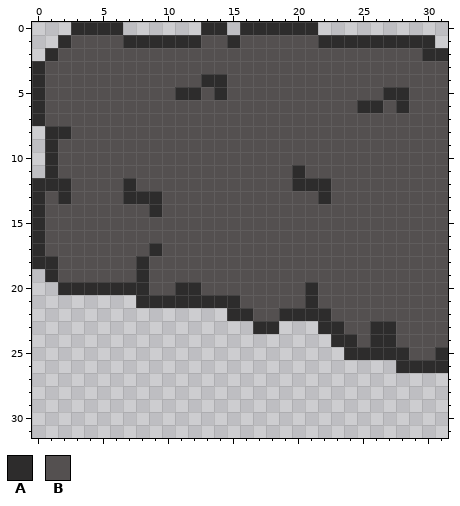
Pixel-art sprite -- assets/leftCloud.png. The picture above is the old version.
The file is 32x32 pixels.
Palette (. is transparent): A #2d2c2c  B #545050
Pixels before, first column x 0:
 0 ...AAAA......AA.AAAAAA..........
 1 ..ABBBBAAAAAABBABBBBBBAAAAAAAAA.
 2 .ABBBBBBBBBBBBBBBBBBBBBBBBBBBBAA
 3 ABBBBBBBBBBBBBBBBBBBBBBBBBBBBBBB
 4 ABBBBBBBBBBBBAABBBBBBBBBBBBBBBBB
 5 ABBBBBBBBBBAABABBBBBBBBBBBBAABBB
 6 ABBBBBBBBBBBBBBBBBBBBBBBBAABABBB
 7 ABBBBBBBBBBBBBBBBBBBBBBBBBBBBBBB
 8 .AABBBBBBBBBBBBBBBBBBBBBBBBBBBBB
 9 .ABBBBBBBBBBBBBBBBBBBBBBBBBBBBBB
10 .ABBBBBBBBBBBBBBBBBBBBBBBBBBBBBB
11 .ABBBBBBBBBBBBBBBBBBABBBBBBBBBBB
12 AAABBBBABBBBBBBBBBBBAAABBBBBBBBB
13 ABABBBBAAABBBBBBBBBBBBABBBBBBBBB
14 ABBBBBBBBABBBBBBBBBBBBBBBBBBBBBB
15 ABBBBBBBBBBBBBBBBBBBBBBBBBBBBBBB
16 ABBBBBBBBBBBBBBBBBBBBBBBBBBBBBBB
17 ABBBBBBBBABBBBBBBBBBBBBBBBBBBBBB
18 AABBBBBBABBBBBBBBBBBBBBBBBBBBBBB
19 .ABBBBBBABBBBBBBBBBBBBBBBBBBBBBB
20 ..AAAAAAABBAABBBBBBBBABBBBBBBBBB
21 ........AAAAAAAABBBBBABBBBBBBBBB
22 ...............AABBAAAABBBBBBBBB
23 .................AA...AABBAABBBB
24 .......................AABAABBBB
25 ........................AAAAABBA
26 ............................AAAA
After the commit:
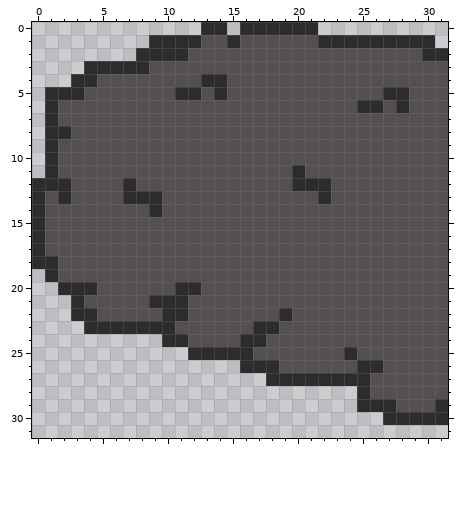
Edits made:
There is now colour A in row 21 at x 3; in row 22 at x 3 to 4 and 10 to 11; in row 23 at x 4 to 10; in row 24 at x 10 to 11 and 16 to 17; in row 25 at x 12 to 16; in row 26 at x 16 to 18 and 25 to 26.
There is now colour A in row 27 at x 18 to 25; in row 28 at x 25; in row 29 at x 25 to 27 and 31; in row 30 at x 27 to 31.
The edit turns colour B into colour A in row 2 at x 8 to 11; in row 3 at x 4 to 8; in row 4 at x 3 to 4; in row 5 at x 1 to 3; in rows 6 to 7 at x 1.
There is now colour B in row 21 at x 4 to 7; in row 22 at x 5 to 9 and 12 to 14; in row 23 at x 11 to 16 and 19 to 21; in row 24 at x 12 to 15 and 18 to 22; in row 25 at x 17 to 23; in row 26 at x 19 to 24 and 27.
There is now colour B in rows 27 to 28 at x 26 to 31; in row 29 at x 28 to 30.
The edit turns colour A into colour B in row 17 at x 9; in rows 18 to 19 at x 8; in row 20 at x 5 to 8 and 21; in row 21 at x 8, 12 to 15 and 21; in row 22 at x 15 to 16 and 20 to 22; in row 23 at x 22 to 23 and 26 to 27.
The edit turns colour A into colour B in row 24 at x 23 to 24 and 26 to 27; in row 25 at x 25 to 28 and 31; in row 26 at x 28 to 31.
Colour A is removed in row 0 at x 3 to 6; in row 1 at x 2 and 7 to 8; in row 2 at x 1; in rows 3 to 7 at x 0.
Colour B is removed in row 1 at x 3 to 6; in row 2 at x 2 to 7; in row 3 at x 1 to 3; in row 4 at x 1 to 2.
Pixel boxes of the changes (left, top, right, bottom) in both pictures:
changed: (32, 22, 188, 126)
changed: (71, 243, 448, 425)
